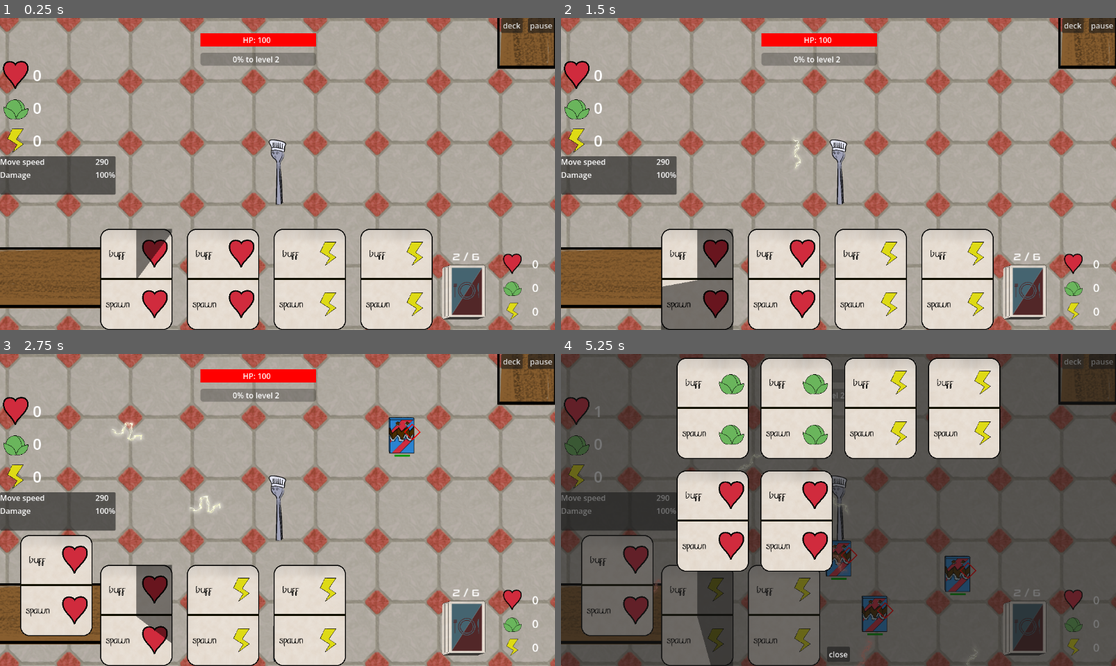
Above: before the commit, frames 1-4 (two rows, left to right).
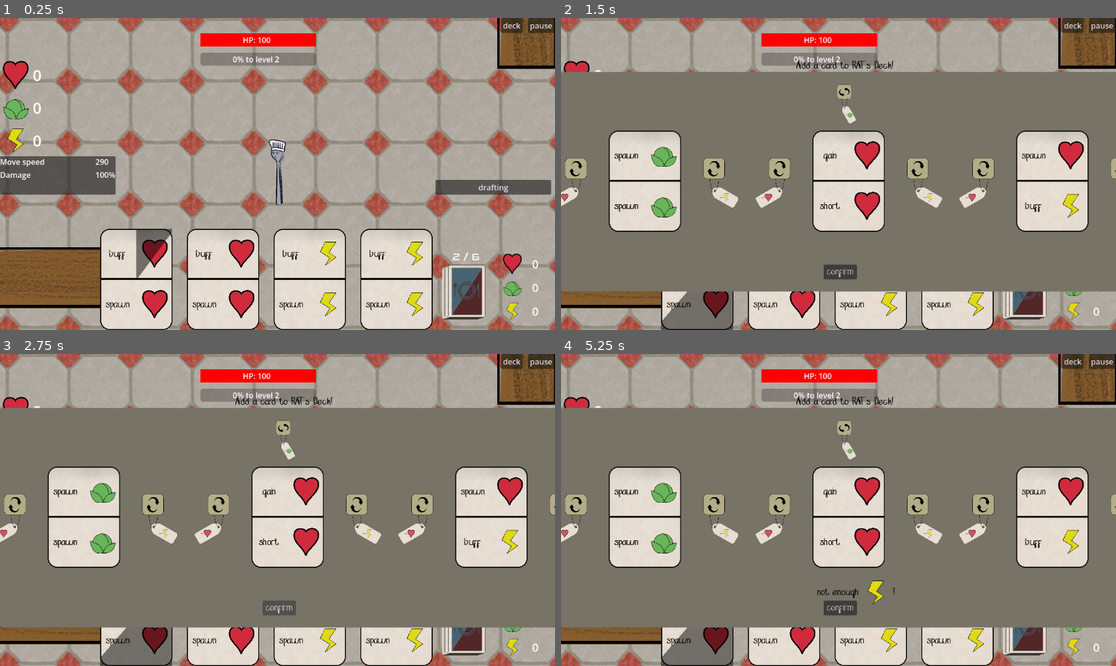
Above: after the commit, the same moments.

Repository: Lobbsterwaffles/Brocci
Game: Godot game, scene res://rootly.tscn
Same seed, same stepped clock (60 frames per second), same inputs: the game is played once before the commit and once after it.
Inputs (mouse positions are in pixels of both pictures, inside the frame that each line leads up to):
- Up to frame 1 (0.25 s): no input
- Up to frame 2 (1.5 s): click (699, 280) at 0.52 s; click (1054, 186) at 1.25 s, where only the run after the commit has a clickable "drafting"
- Up to frame 3 (2.75 s): click (277, 606) at 2 s, where only the run after the commit has a clickable "confirm"
- Up to frame 4 (5.25 s): click (838, 606) at 2.75 s, where only the run after the commit has a clickable "confirm"; click (577, 516) at 3.52 s; click (716, 516) at 4.27 s; click (1071, 360) at 5 s, where only the run before the commit has a clickable "deck"

The runs differ from the first frame. In frame 1, 1.0% of the frame differs, in the area x 78-100%, y 51-57%; in frame 2, 68%; in frame 3, 71%; in frame 4, 91%, in the area x 0-100%, y 0-100%.

Commit message:
rrnadomcard

Diff:
--- a/drafting.gd
+++ b/drafting.gd
@@ -34,6 +34,16 @@
 	return s
 
 func _ready():
+	new_cards()
+
+	$shift_btn.pressed.connect(do_shift)
+	$confirm_btn.pressed.connect(on_confirm)
+
+
+func new_cards():
+	while %grid.get_child_count() > 0:
+		%grid.get_child(0).free()
+	selected_card_index = null
 	cards = [
 		Library.random_card(),
 		Library.random_card(),
@@ -43,6 +53,9 @@
 	for c in cards:
 		card_nodes.append(c.as_node())
 
+	for i in card_nodes.size():
+		card_nodes[i].get_node("btn").pressed.connect(on_click_card.bind(i))
+
 	%grid.add_child(mkspacer(1))
 	%grid.add_child(testrow(0))
 	%grid.add_child(mkspacer(2))
@@ -51,11 +64,7 @@
 	%grid.add_child(testrow(2))
 	%grid.add_child(mkspacer(1))
 
-	$shift_btn.pressed.connect(do_shift)
-	$confirm_btn.pressed.connect(on_confirm)
-
-	for i in card_nodes.size():
-		card_nodes[i].get_node("btn").pressed.connect(on_click_card.bind(i))
+
 
 func on_click_card(i):
 	for e in card_nodes:
--- a/hud.tscn
+++ b/hud.tscn
@@ -252,7 +252,6 @@
 vertical_alignment = 1
 
 [node name="drafting_btn" type="Button" parent="." unique_id=808254303]
-visible = false
 layout_mode = 1
 anchors_preset = -1
 anchor_left = 0.7847222
--- a/rootly.gd
+++ b/rootly.gd
@@ -303,6 +303,7 @@
 
 func begin_drafting():
 	get_tree().paused = true
+	get_node("%ui/drafting").new_cards()
 	get_node("%ui/drafting").show()
 	get_node("%ui/drafting").process_mode = ProcessMode.PROCESS_MODE_WHEN_PAUSED
 
